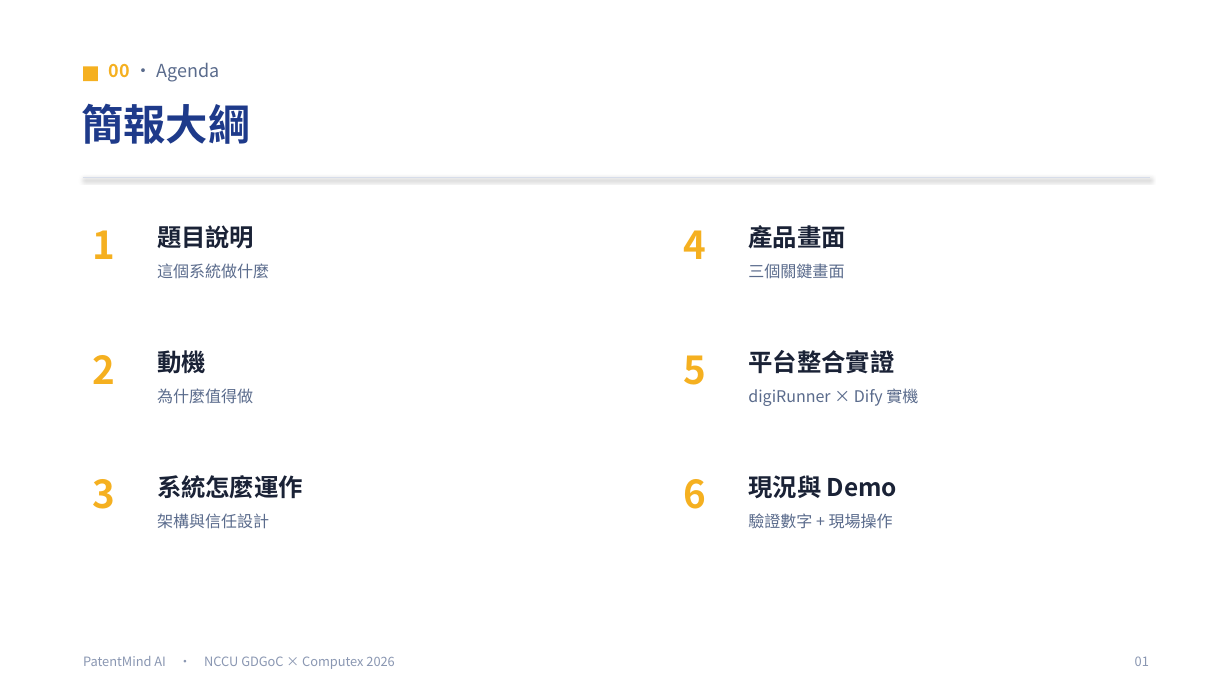
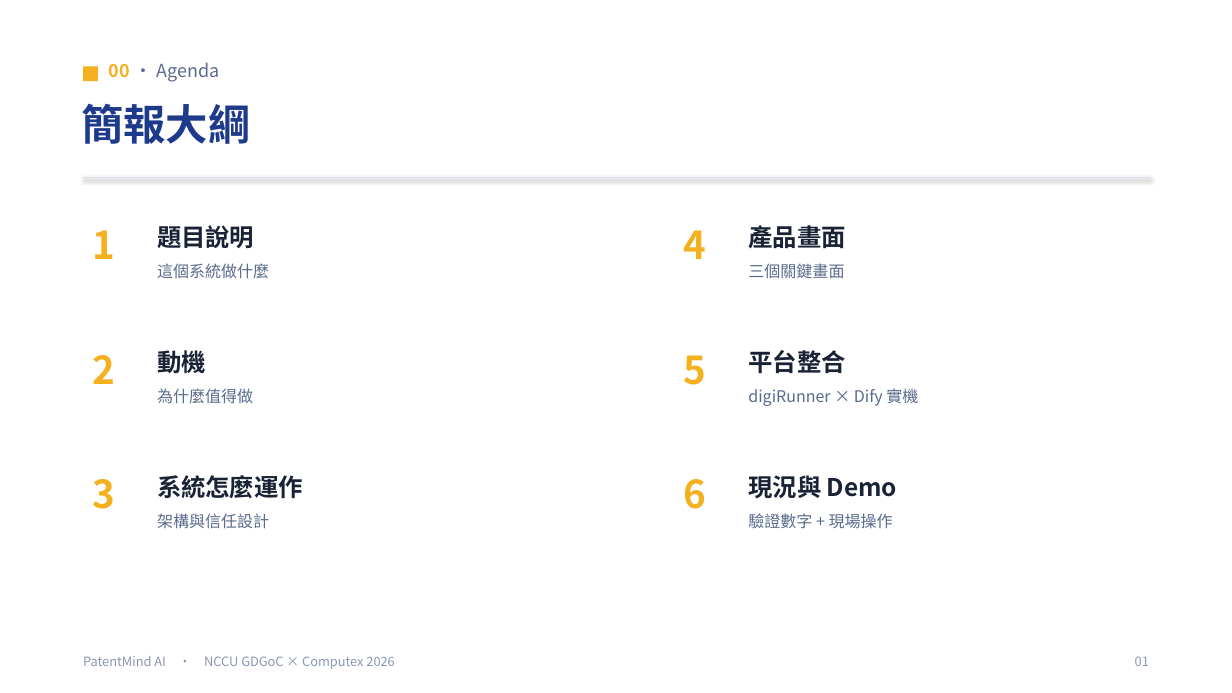
Before and after one commit to Adrian-Kao/shin-lee, a slide deck: slide 2 of presentation/PatentMind_簡報.pptx. Drawn at 1232x693 pixels with LibreOffice and Linux fonts; fonts in the diff are those of the drawing. Boxes give left, top, right and bottom in pixels: in the first picture for what was removed or moved away, otherwise in the second. Text is boxed around its words. In the diff, an @@ line names an element or a change of style, - is before the commit and + after.

```diff
--- a/presentation/PatentMind_簡報.pptx
+++ b/presentation/PatentMind_簡報.pptx
@@ text at bbox=[748, 350, 845, 373]: text changed @@
-平台整合實證
+平台整合
```
Also in this commit, not shown: 4 other slides changed, 6 other files.
